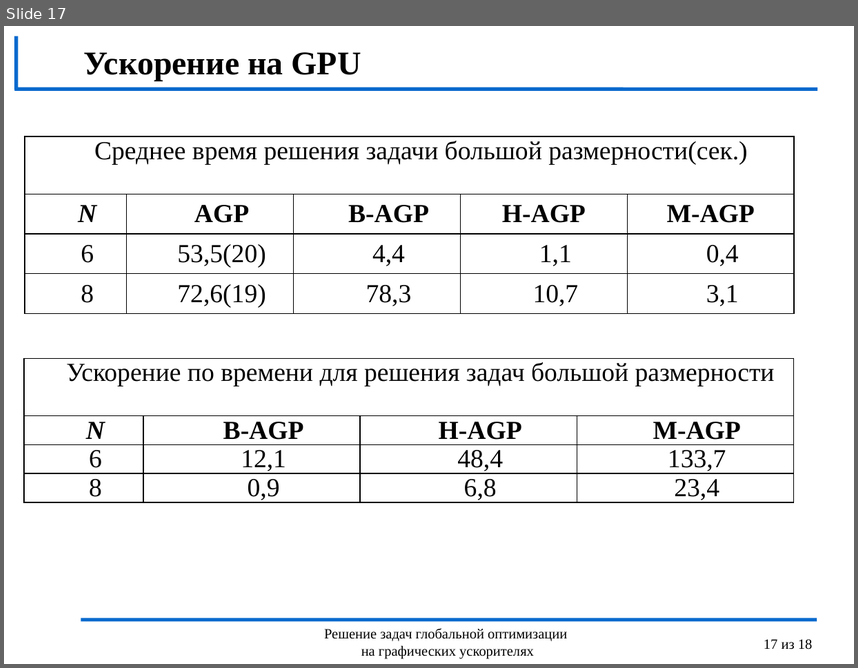
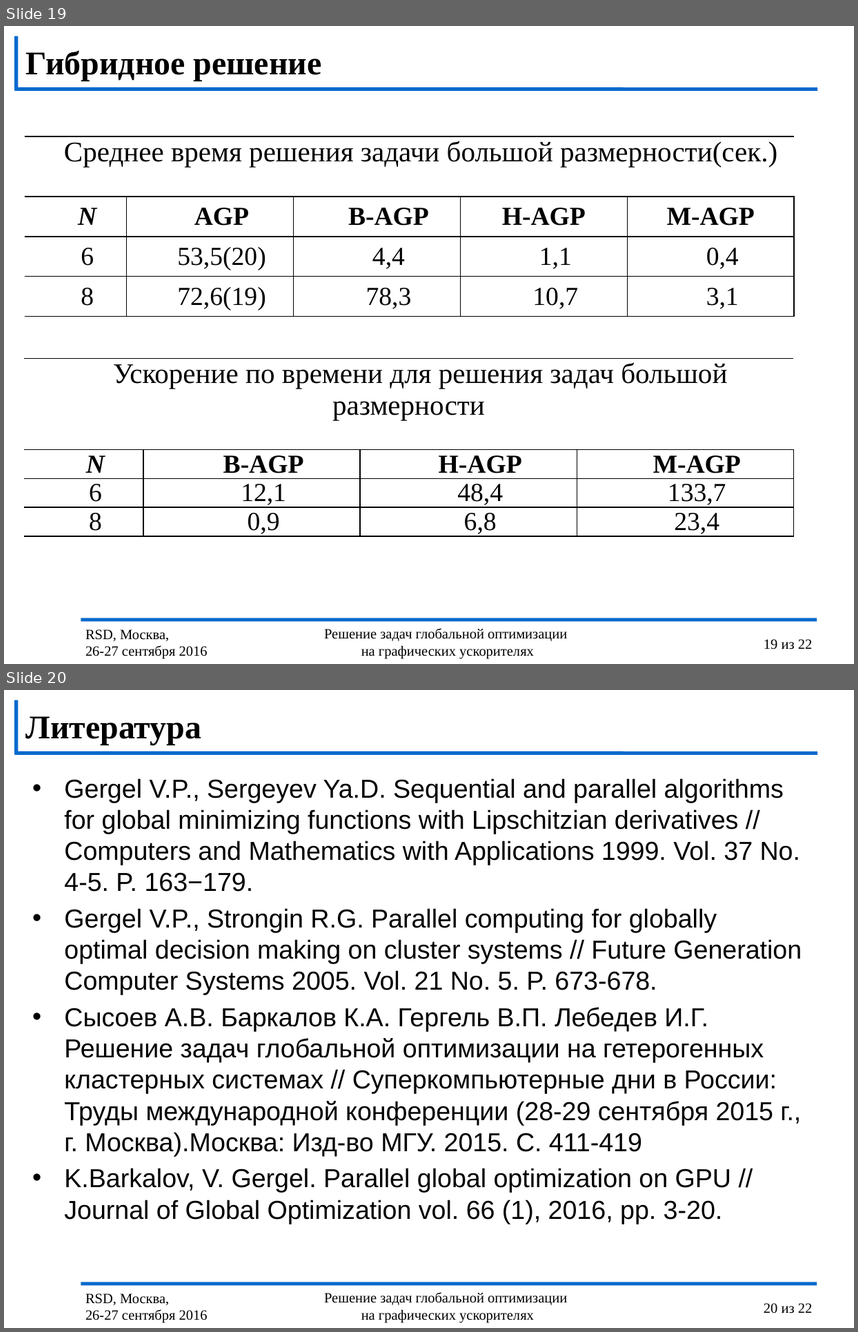
Before and after one commit to kabarkalov/GlobOptPapers, a slide deck: 2016/RSD/RSD_Lebedev.pptx. Shown one above the other, each under a label of ours: slide 17 before the commit, slides 19 and 20 after it. The pictures are 858x668 and 858x1332 pixels, drawn with LibreOffice and Linux fonts; fonts in the diff are those of the drawing; background and template pictures are left out. Boxes give left, top, right and bottom in pixels: in the first picture for what was removed or moved away, otherwise in the second. Text is boxed around its words. In the diff, an @@ line names an element or a change of style, - is before the commit and + after.

```diff
--- a/2016/RSD/RSD_Lebedev.pptx
+++ b/2016/RSD/RSD_Lebedev.pptx
@@ slide 20 added at (4, 690, 854, 1328), background #FFFFFF; not listed: 6 template elements that a slide beside it also shows @@
@@ title added at (26, 716, 202, 745), 28 pt, text #000000, bold @@
+Литература
@@ text added at (64, 778, 802, 1223), 22 pt, text #000000 @@
+• Gergel V.P., Sergeyev Ya.D. Sequential and parallel algorithms for global minimizing functions with Lipschitzian derivatives // Computers and Mathematics with Applications 1999. Vol. 37 No. 4-5. P. 163−179.
+• Gergel V.P., Strongin R.G. Parallel computing for globally optimal decision making on cluster systems // Future Generation Computer Systems 2005. Vol. 21 No. 5. P. 673-678.
+• Сысоев А.В. Баркалов К.А. Гергель В.П. Лебедев И.Г. Решение задач глобальной оптимизации на гетерогенных кластерных системах // Суперкомпьютерные дни в России: Труды международной конференции (28-29 сентября 2015 г., г. Москва).Москва: Изд-во МГУ. 2015. С. 411-419
+• K.Barkalov, V. Gergel. Parallel global optimization on GPU // Journal of Global Optimization vol. 66 (1), 2016, pp. 3-20.
@@ what was slide 17 is now slide 19 @@
@@ slide 19 changed as well @@
@@ title added at (26, 50, 322, 81), 28 pt, text #000000, bold @@
+Гибридное решение
@@ title removed at (83, 52, 361, 81) @@
-Ускорение на GPU
@@ table at (25, 136, 793, 321) @@
@@ size 22 to 24 pt in "Среднее время решения задачи большой размерности(сек.)" @@
@@ borders changed @@
@@ table at (23, 359, 794, 551) @@
@@ size 22 to 24 pt in "Ускорение по времени для решения задач большой ..." @@
@@ borders changed @@
@@ text added at (85, 629, 208, 659), 12 pt, text #000000 @@
+RSD, Москва,
+26-27 сентября 2016
@@ page number at (764, 639, 813, 649): text changed @@
-17 из 18
+19 из 22
```
Also in this commit, not shown: 17 other slides changed, 3 other slides added.
